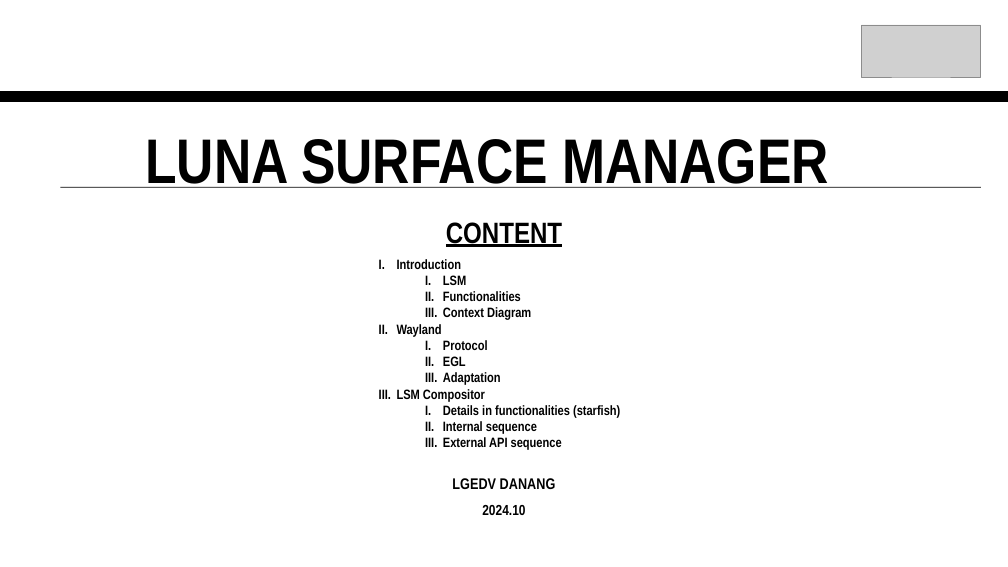
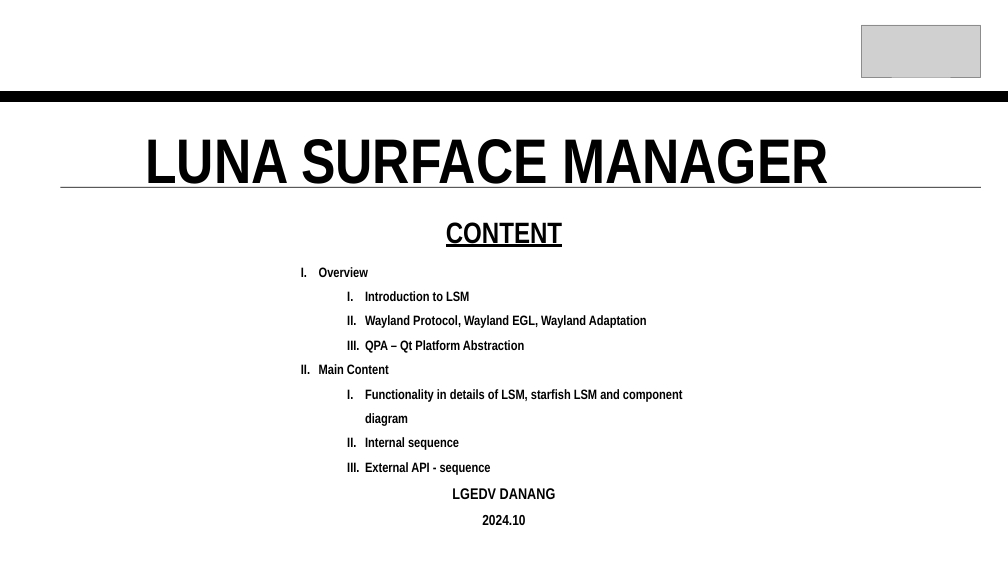
Before and after one commit to PhanNgocTrieu/SWPCT, a slide deck: slide 1 of present/LSM-WebOS.pptx. Drawn at 1008x567 pixels with LibreOffice and Linux fonts; fonts in the diff are those of the drawing; grey boxes stand for pictures. Boxes give left, top, right and bottom in pixels: in the first picture for what was removed or moved away, otherwise in the second. Text is boxed around its words. In the diff, an @@ line names an element or a change of style, - is before the commit and + after.

```diff
--- a/present/LSM-WebOS.pptx
+++ b/present/LSM-WebOS.pptx
@@ text "Overview": place and size @@
-text "Overview" at box(397, 259, 620, 450)
+text "Overview" at box(319, 267, 683, 475)
@@ text at box(319, 267, 683, 426): text changed @@
-I. Introduction
-  I. LSM
-  II. Functionalities
-  III. Context Diagram
-II. Wayland
-  I. Protocol
-  II. EGL
-  III. Adaptation
-III. LSM Compositor
-  I. Details in functionalities (starfish)
+I. Overview
+  I. Introduction to LSM
+  II. Wayland Protocol, Wayland EGL, Wayland Adaptation
+  III. QPA – Qt Platform Abstraction
+II. Main Content
+  I. Functionality in details of LSM, starfish LSM and component diagram
@@ text at box(365, 437, 459, 450): line spacing 1 to 1.5 @@
@@ text at box(365, 462, 491, 475): text changed @@
-  III. External API sequence
+  III. External API - sequence
@@ text "LGEDV DANANG": place and size @@
-text "LGEDV DANANG" at box(452, 478, 556, 489)
+text "LGEDV DANANG" at box(452, 488, 556, 499)
@@ text "2024.10": place and size @@
-text "2024.10" at box(482, 505, 525, 515)
+text "2024.10" at box(482, 515, 525, 525)
```
Also in this commit, not shown: 4 other slides changed, 1 slide removed, 1 other file.
